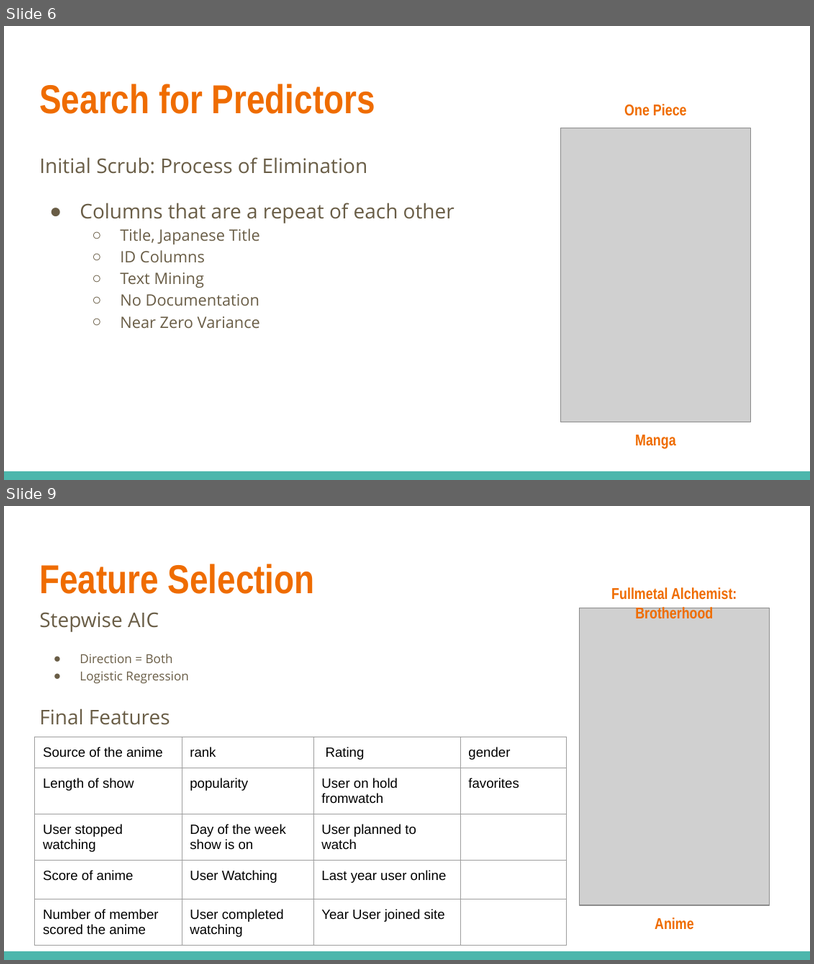
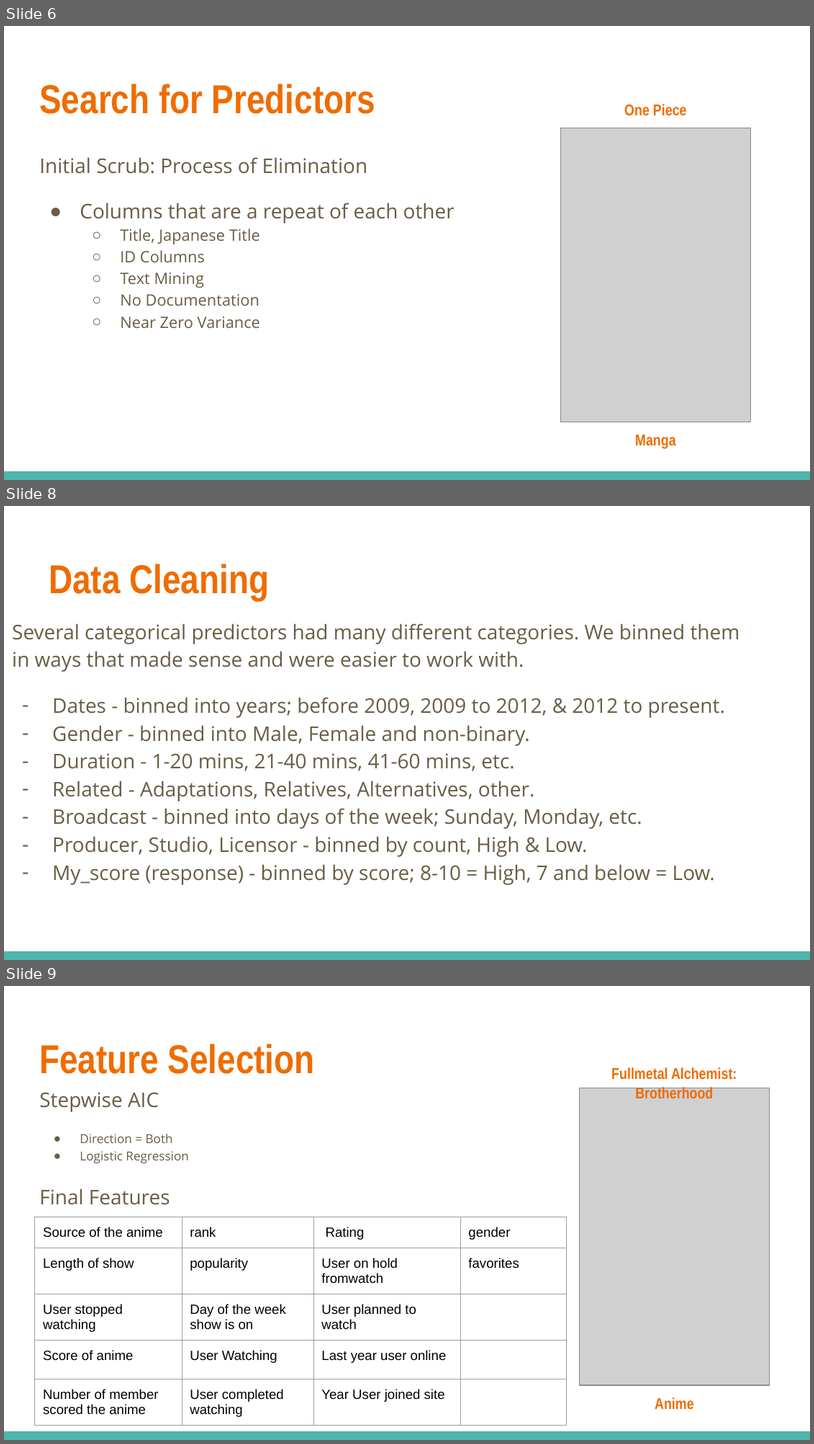
Before and after one commit to hepgon1/summerProject, a slide deck: Anime Predictions.pptx. Shown one above the other, each under a label of ours: slides 6 and 9 before the commit, slides 6, 8 and 9 after it; the slides between them are not shown. The pictures are 814x964 and 814x1444 pixels, drawn with LibreOffice and Linux fonts; fonts in the diff are those of the drawing; grey boxes stand for pictures. Boxes give left, top, right and bottom in pixels: in the first picture for what was removed or moved away, otherwise in the second. Text is boxed around its words. In the diff, an @@ line names an element or a change of style, - is before the commit and + after.

```diff
--- a/Anime Predictions.pptx
+++ b/Anime Predictions.pptx
@@ slide 8 added at <box>4,506,810,960</box>, background #FFFFFF; not listed: 1 template element that a slide beside it also shows @@
@@ title added at <box>49,564,269,600</box>, 36 pt, text #EF6C00, bold @@
+Data Cleaning
@@ text added at <box>12,623,741,885</box>, 18 pt, text #695D46 @@
+Several categorical predictors had many different categories. We binned them in ways that made sense and were easier to work with.
+– Dates - binned into years; before 2009, 2009 to 2012, & 2012 to present.
+– Gender - binned into Male, Female and non-binary.
+– Duration - 1-20 mins, 21-40 mins, 41-60 mins, etc.
+– Related - Adaptations, Relatives, Alternatives, other.
+– Broadcast - binned into days of the week; Sunday, Monday, etc.
+– Producer, Studio, Licensor - binned by count, High & Low.
+– My_score (response) - binned by score; 8-10 = High, 7 and below = Low.
```
Also in this commit, not shown: 6 slides changed, 3 other slides added, 1 slide removed.
